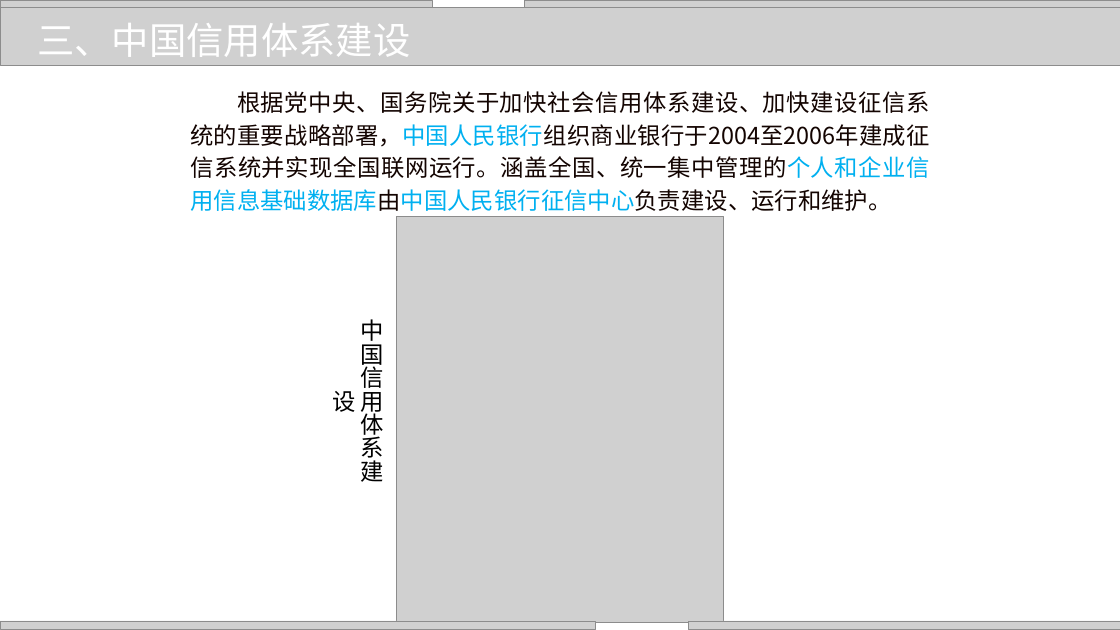
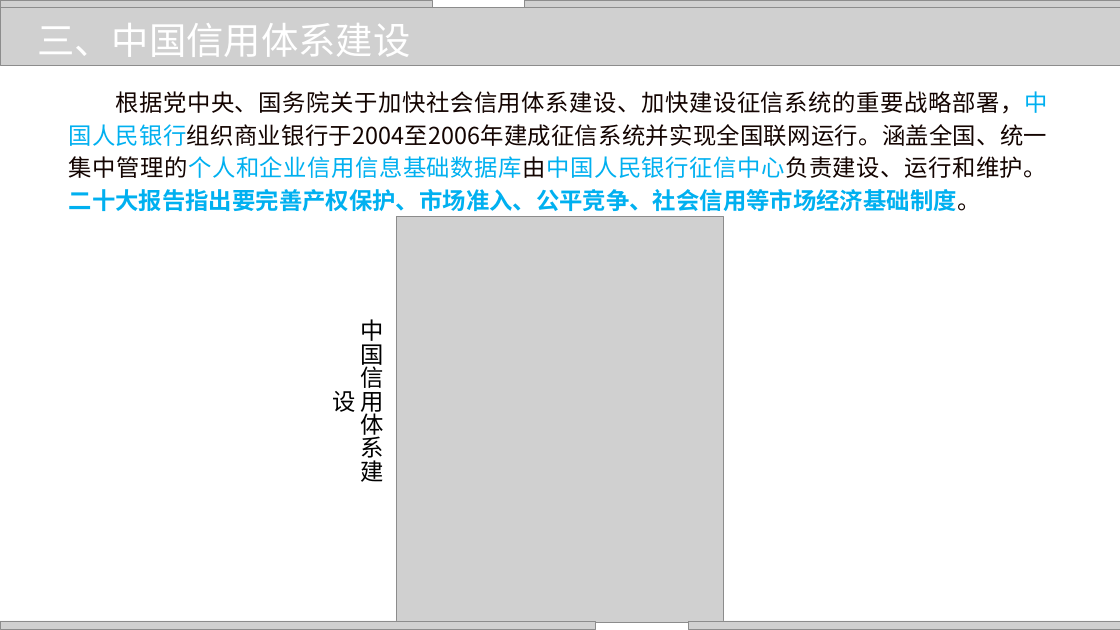
Before and after one commit to zhangjianzhang/internet_credit, a slide deck: slide 12 of files/slides/lecture_3.pptx. Drawn at 1120x630 pixels with LibreOffice and Linux fonts; fonts in the diff are those of the drawing; grey boxes stand for pictures. Boxes give left, top, right and bottom in pixels: in the first picture for what was removed or moved away, otherwise in the second. Text is boxed around its words. In the diff, an @@ line names an element or a change of style, - is before the commit and + after.

```diff
--- a/files/slides/lecture_3.pptx
+++ b/files/slides/lecture_3.pptx
@@ text at (69,91,1047,212): text changed @@
-根据党中央、国务院关于加快社会信用体系建设、加快建设征信系统的重要战略部署，中国人民银行组织商业银行于2004至2006年建成征信系统并实现全国联网运行。涵盖全国、统一集中管理的个人和企业信用信息基础数据库由中国人民银行征信中心负责建设、运行和维护。
+根据党中央、国务院关于加快社会信用体系建设、加快建设征信系统的重要战略部署，中国人民银行组织商业银行于2004至2006年建成征信系统并实现全国联网运行。涵盖全国、统一集中管理的个人和企业信用信息基础数据库由中国人民银行征信中心负责建设、运行和维护。二十大报告指出要完善产权保护、市场准入、公平竞争、社会信用等市场经济基础制度。
```
Also in this commit, not shown: 2 other files.
